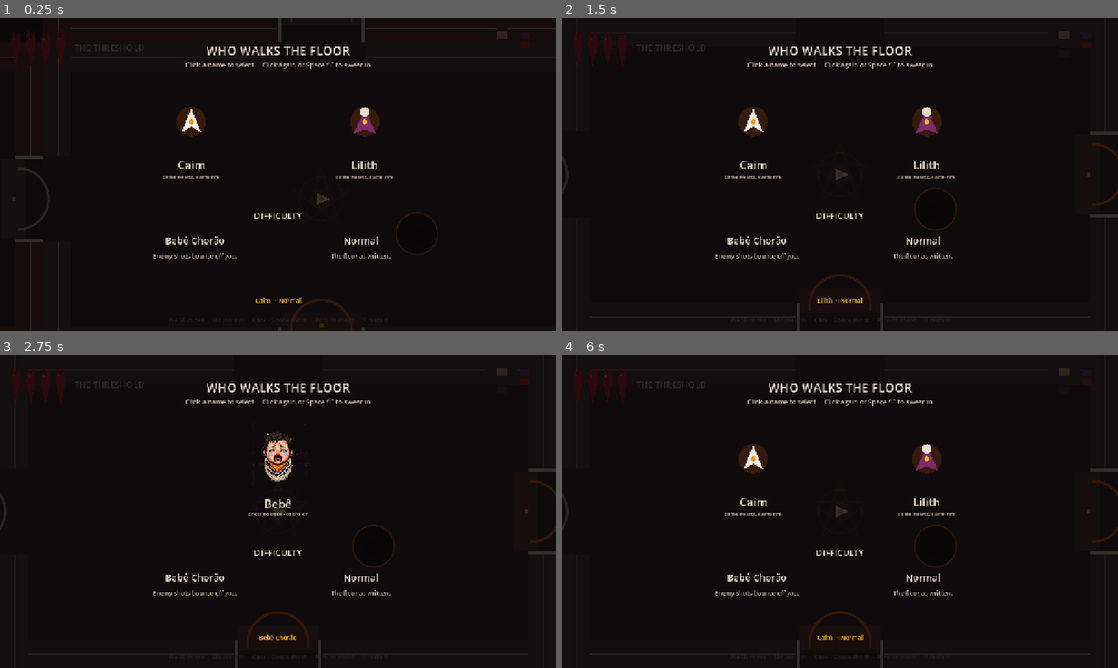
Above: before the commit, frames 1-4 (two rows, left to right).
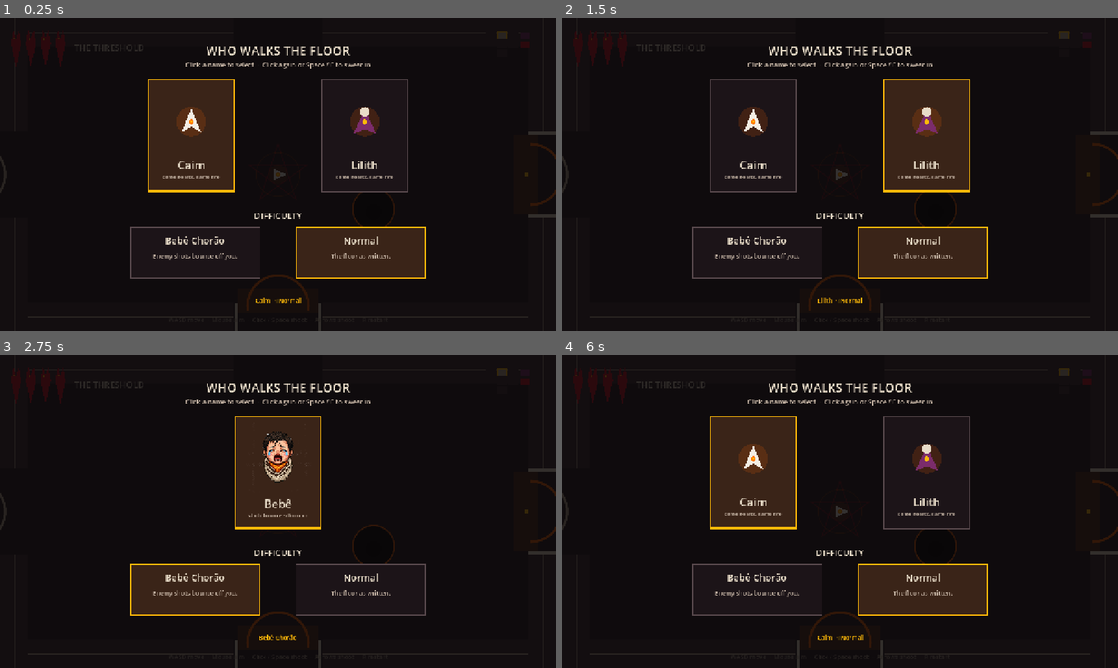
Above: after the commit, the same moments.

Repository: camiloprado/InfernalPhase
Game: Godot game, scene res://scenes/floor.tscn
Same seed, same stepped clock (60 frames per second), same inputs: the game is played once before the commit and once after it.
Inputs (mouse positions are in pixels of both pictures, inside the frame that each line leads up to):
- Up to frame 1 (0.25 s): no input
- Up to frame 2 (1.5 s): click "Caim" at 0.5 s; click "Lilith" at 1.25 s
- Up to frame 3 (2.75 s): click "Bebê Chorão" at 2 s
- Up to frame 4 (6 s): click "Bebê" at 2.75 s; click "Normal" at 3.5 s; click "Normal" at 4.25 s; tap A (move_left) at 5, 5.75 s; move the mouse to (962, 495) at 5.02 s; hold D (move_right) 5.03-5.78 s; tap Down (aim_down) at 5.1 s; click (962, 495) at 5.17 s; move the mouse to (728, 527) at 5.77 s; hold S (move_down) from 5.78 s (still down); tap Left (aim_left) at 5.85 s; click (728, 527) at 5.92 s

The runs differ from the first frame. In frame 1, 12% of the frame differs, in the area x 0-100%, y 0-100%; in frame 2, 9.6%; in frame 3, 8.8%; in frame 4, 9.7%.

Commit message:
Fix start-card clicks and force GL Compatibility on 4.7.
Godot 4.7 was advertising Forward+ while the floor is Compatibility-only;
that can blank the window after a local pull. Start-card clicks now hit-test
in viewport space so IGNORE labels and the HUD cannot swallow them. Camera
snaps to the Threshold immediately so the walker is on-screen. Import sidecars
for baby/pit/cry/floor ship with the repo.

Co-authored-by: camilovgprado21 <camilovgprado21@gmail.com>

Diff:
--- a/project.godot
+++ b/project.godot
@@ -8,7 +8,7 @@
 config/description="One infernal floor. Move, shoot, clear rooms, die, repeat."
 config/version="1.0.0"
 run/main_scene="res://scenes/floor.tscn"
-config/features=PackedStringArray("4.3", "Forward Plus")
+config/features=PackedStringArray("4.7", "GL Compatibility")
 config/icon="res://icon.svg"
 boot_splash/bg_color=Color(0.047, 0.035, 0.043, 1)
 boot_splash/show_image=false
--- a/scenes/ui.tscn
+++ b/scenes/ui.tscn
@@ -41,6 +41,7 @@
 theme_override_font_sizes/font_size = 20
 text = "THE THRESHOLD"
 vertical_alignment = 1
+mouse_filter = 2
 
 [node name="Minimap" type="Control" parent="Margin/VBox/Top"]
 custom_minimum_size = Vector2(150, 112)
@@ -68,6 +69,7 @@
 theme_override_font_sizes/font_size = 14
 text = "WASD move  ·  Mouse aim  ·  Click / Space shoot  ·  Arrows shoot  ·  R restart"
 horizontal_alignment = 1
+mouse_filter = 2
 
 [node name="Flavor" type="Label" parent="."]
 anchors_preset = 10
@@ -87,6 +89,7 @@
 theme_override_font_sizes/font_size = 22
 horizontal_alignment = 1
 autowrap_mode = 3
+mouse_filter = 2
 
 [node name="Overlay" type="ColorRect" parent="."]
 visible = false
@@ -95,6 +98,7 @@
 anchor_bottom = 1.0
 grow_horizontal = 2
 grow_vertical = 2
+mouse_filter = 2
 color = Color(0.03, 0.015, 0.02, 0.84)
 
 [node name="Center" type="CenterContainer" parent="Overlay"]
--- a/scripts/floor.gd
+++ b/scripts/floor.gd
@@ -41,6 +41,7 @@
 var _room_scene: PackedScene = preload("res://scenes/room.tscn")
 var _hazard_scene: PackedScene = preload("res://scenes/hazard.tscn")
 var _pickup_scene: PackedScene = preload("res://scenes/pickup.tscn")
+var _run_pick_script: Script = preload("res://scripts/run_pick.gd")
 var _fall_cd := 0.0
 
 
@@ -55,9 +56,12 @@
 	_spawn_player()
 	if player:
 		player.set_physics_process(false)
-	var pick := RunPick.new()
+	var pick = _run_pick_script.new()
 	add_child(pick)
-	await pick.chosen
+	if pick.has_signal("chosen"):
+		await pick.chosen
+	else:
+		push_warning("RunPick missing chosen signal")
 	if player:
 		player.rebind_visual()
 		player.set_physics_process(true)
@@ -96,9 +100,13 @@
 	player = _player_scene.instantiate()
 	actors.add_child(player)
 	player.global_position = rooms[Vector2i.ZERO].center_global()
+	camera.position_smoothing_enabled = false
+	camera.global_position = rooms[Vector2i.ZERO].center_global()
+	if camera.has_method("reset_smoothing"):
+		camera.reset_smoothing()
+	camera.make_current()
 	camera.position_smoothing_enabled = true
 	camera.position_smoothing_speed = 7.0
-	camera.make_current()
 
 
 func _process(delta: float) -> void:
--- a/scripts/music.gd
+++ b/scripts/music.gd
@@ -40,10 +40,13 @@
 func _enable_loop(stream: AudioStream) -> void:
 	if stream == null:
 		return
-	if "loop" in stream:
-		stream.set("loop", true)
-	if "loop_mode" in stream:
-		stream.set("loop_mode", 1)
+	# Property names differ across 4.3–4.7. Never use `in` on a Resource — that
+	# can error and abort the Music autoload, which takes the floor down with it.
+	for p in stream.get_property_list():
+		if p.get("name") == "loop":
+			stream.set("loop", true)
+		elif p.get("name") == "loop_mode":
+			stream.set("loop_mode", 1)
 
 
 func play_for_run() -> void:
--- a/scripts/player.gd
+++ b/scripts/player.gd
@@ -156,6 +156,13 @@
 		_baby.flip_h = aim.x < -0.15
 	if Game.is_baby() and _baby and _baby.visible:
 		return
+	if Game.is_baby():
+		draw_circle(Vector2(0, 6), 11.0, Palette.BONE)
+		draw_circle(Vector2(0, -6), 9.0, Palette.PLAYER)
+		draw_circle(Vector2(-3, -7), 1.2, Palette.VOID)
+		draw_circle(Vector2(3, -7), 1.2, Palette.VOID)
+		draw_circle(Vector2(0, -3), 2.2, Palette.HELL_RED)
+		return
 	var body_col := Palette.PLAYER if Game.body == Game.Body.CAIM else Palette.ROBE_LIGHT
 	if i_timer > 0.0:
 		body_col = Palette.EMBER
--- a/scripts/run_pick.gd
+++ b/scripts/run_pick.gd
@@ -1,51 +1,62 @@
 class_name RunPick
 extends CanvasLayer
 ## Caim / Lilith and Bebê Chorão / Normal. Same combat numbers. One choice per run.
-## Dim is IGNORE so it cannot swallow clicks. Cards are Buttons (STOP).
+## Clicks are handled three ways so IGNORE children / HUD labels cannot swallow them:
+## Button.pressed, Panel gui_input, and _input rect hit-tests.
 
 signal chosen
 
 var _body: Game.Body = Game.Body.CAIM
 var _diff: Game.Difficulty = Game.Difficulty.NORMAL
-var _caim_btn: Button
-var _lilith_btn: Button
-var _bebe_card: Button
-var _baby_btn: Button
-var _normal_btn: Button
+var _caim_btn: Control
+var _lilith_btn: Control
+var _bebe_card: Control
+var _baby_btn: Control
+var _normal_btn: Control
 var _hint: Label
 var _click_ms := -99999
-var _body_clicks := 0
-var _diff_clicks := 0
+var _pick_frame := -1
 const BABY_SHEET := "res://assets/sprites/baby.png"
+const CAIM_RECT := Rect2(340, 140, 200, 260)
+const LILITH_RECT := Rect2(740, 140, 200, 260)
+const BEBE_RECT := Rect2(540, 140, 200, 260)
+const BABY_DIFF_RECT := Rect2(300, 480, 300, 120)
+const NORMAL_DIFF_RECT := Rect2(680, 480, 300, 120)
 
 
 func _ready() -> void:
-	layer = 40
+	layer = 80
 	process_mode = Node.PROCESS_MODE_ALWAYS
 	_body = Game.last_body
 	_diff = Game.last_difficulty
+
+	var root := Control.new()
+	root.name = "Root"
+	root.set_anchors_preset(Control.PRESET_FULL_RECT)
+	root.mouse_filter = Control.MOUSE_FILTER_IGNORE
+	add_child(root)
+
 	var dim := ColorRect.new()
+	dim.name = "Dim"
 	dim.color = Color(0.04, 0.03, 0.035, 0.82)
 	dim.set_anchors_preset(Control.PRESET_FULL_RECT)
 	dim.mouse_filter = Control.MOUSE_FILTER_IGNORE
-	add_child(dim)
-	_label(Vector2(0, 56), Vector2(1280, 36), "WHO WALKS THE FLOOR", Palette.BONE, 28)
-	_label(Vector2(0, 96), Vector2(1280, 24), "Click a name to select  ·  Click again or Space / E to swear in", Palette.UI_DIM, 15)
-	_caim_btn = _card(Vector2(340, 140), "Caim", Game.Body.CAIM, true)
-	_lilith_btn = _card(Vector2(740, 140), "Lilith", Game.Body.LILITH, false)
-	_bebe_card = _bebe_portrait(Vector2(540, 140))
-	_label(Vector2(0, 440), Vector2(1280, 28), "DIFFICULTY", Palette.BONE, 20)
-	_baby_btn = _diff_card(Vector2(300, 480), "Bebê Chorão", "Enemy shots bounce off you.", Game.Difficulty.BABY)
-	_normal_btn = _diff_card(Vector2(680, 480), "Normal", "The floor as written.", Game.Difficulty.NORMAL)
-	_hint = _label(Vector2(0, 640), Vector2(1280, 28), "", Palette.EMBER_HOT, 14)
+	root.add_child(dim)
+
+	_label(root, Vector2(0, 56), Vector2(1280, 36), "WHO WALKS THE FLOOR", Palette.BONE, 28)
+	_label(root, Vector2(0, 96), Vector2(1280, 24), "Click a name to select  ·  Click again or Space / E to swear in", Palette.UI_DIM, 15)
+	_caim_btn = _card(root, CAIM_RECT, "Caim", "same hearts, same fire", func() -> void: _on_body(Game.Body.CAIM), true)
+	_lilith_btn = _card(root, LILITH_RECT, "Lilith", "same hearts, same fire", func() -> void: _on_body(Game.Body.LILITH), false)
+	_bebe_card = _bebe_portrait(root, BEBE_RECT)
+	_label(root, Vector2(0, 440), Vector2(1280, 28), "DIFFICULTY", Palette.BONE, 20)
+	_baby_btn = _diff_card(root, BABY_DIFF_RECT, "Bebê Chorão", "Enemy shots bounce off you.", func() -> void: _on_diff(Game.Difficulty.BABY))
+	_normal_btn = _diff_card(root, NORMAL_DIFF_RECT, "Normal", "The floor as written.", func() -> void: _on_diff(Game.Difficulty.NORMAL))
+	_hint = _label(root, Vector2(0, 640), Vector2(1280, 28), "", Palette.EMBER_HOT, 14)
 	_refresh()
-	if _diff == Game.Difficulty.BABY:
-		Game.bgm("play_cry")
-	else:
-		Game.bgm("play_floor")
-
-
-func _label(pos: Vector2, size: Vector2, text: String, col: Color, px: int) -> Label:
+	_preview_music()
+
+
+func _label(parent: Node, pos: Vector2, size: Vector2, text: String, col: Color, px: int) -> Label:
 	var lab := Label.new()
 	lab.text = text
 	lab.horizontal_alignment = HORIZONTAL_ALIGNMENT_CENTER
@@ -54,59 +65,26 @@
 	lab.position = pos
 	lab.size = size
 	lab.mouse_filter = Control.MOUSE_FILTER_IGNORE
-	add_child(lab)
+	parent.add_child(lab)
 	return lab
 
 
-func _card(pos: Vector2, caption: String, which: Game.Body, male: bool) -> Button:
-	var btn := Button.new()
-	btn.position = pos
-	btn.size = Vector2(200, 260)
-	btn.mouse_filter = Control.MOUSE_FILTER_STOP
-	btn.focus_mode = Control.FOCUS_NONE
-	btn.flat = true
-	btn.mouse_default_cursor_shape = Control.CURSOR_POINTING_HAND
-	_style(btn)
-	btn.pressed.connect(func () -> void: _on_body(which))
-	add_child(btn)
+func _card(parent: Node, rect: Rect2, caption: String, blurb: String, on_click: Callable, male: bool) -> Control:
+	var btn := _shell(parent, rect, on_click)
 	var art := Control.new()
 	art.position = Vector2(40, 28)
 	art.size = Vector2(120, 140)
 	art.mouse_filter = Control.MOUSE_FILTER_IGNORE
 	art.set_meta("male", male)
-	art.draw.connect(func () -> void: _draw_body(art, male))
+	art.draw.connect(func() -> void: _draw_body(art, male))
 	btn.add_child(art)
-	var name := Label.new()
-	name.text = caption
-	name.position = Vector2(0, 180)
-	name.size = Vector2(200, 36)
-	name.horizontal_alignment = HORIZONTAL_ALIGNMENT_CENTER
-	name.add_theme_font_size_override("font_size", 26)
-	name.add_theme_color_override("font_color", Palette.BONE)
-	name.mouse_filter = Control.MOUSE_FILTER_IGNORE
-	btn.add_child(name)
-	var sub := Label.new()
-	sub.text = "same hearts, same fire"
-	sub.position = Vector2(8, 216)
-	sub.size = Vector2(184, 28)
-	sub.horizontal_alignment = HORIZONTAL_ALIGNMENT_CENTER
-	sub.add_theme_font_size_override("font_size", 12)
-	sub.add_theme_color_override("font_color", Palette.UI_DIM)
-	sub.mouse_filter = Control.MOUSE_FILTER_IGNORE
-	btn.add_child(sub)
+	_caption(btn, caption, blurb, 180)
 	return btn
 
 
-func _bebe_portrait(pos: Vector2) -> Button:
-	var btn := Button.new()
-	btn.position = pos
-	btn.size = Vector2(200, 260)
-	btn.mouse_filter = Control.MOUSE_FILTER_STOP
-	btn.focus_mode = Control.FOCUS_NONE
-	btn.flat = true
+func _bebe_portrait(parent: Node, rect: Rect2) -> Control:
+	var btn := _shell(parent, rect, func() -> void: _on_diff(Game.Difficulty.BABY))
 	btn.visible = false
-	_style(btn)
-	add_child(btn)
 	var tr := TextureRect.new()
 	tr.position = Vector2(20, 16)
 	tr.size = Vector2(160, 160)
@@ -114,64 +92,27 @@
 	tr.stretch_mode = TextureRect.STRETCH_KEEP_ASPECT_CENTERED
 	tr.texture_filter = CanvasItem.TEXTURE_FILTER_NEAREST
 	tr.mouse_filter = Control.MOUSE_FILTER_IGNORE
-	if ResourceLoader.exists(BABY_SHEET):
-		var loaded: Variant = ResourceLoader.load(BABY_SHEET)
-		if loaded is Texture2D:
-			tr.texture = loaded
+	var tex := _load_tex(BABY_SHEET)
+	if tex:
+		tr.texture = tex
 	btn.add_child(tr)
 	if tr.texture == null:
 		var art := Control.new()
 		art.position = Vector2(40, 28)
 		art.size = Vector2(120, 140)
 		art.mouse_filter = Control.MOUSE_FILTER_IGNORE
-		art.draw.connect(func () -> void: _draw_bebe(art))
+		art.draw.connect(func() -> void: _draw_bebe(art))
 		btn.add_child(art)
-	var name := Label.new()
-	name.text = "Bebê"
-	name.position = Vector2(0, 184)
-	name.size = Vector2(200, 36)
-	name.horizontal_alignment = HORIZONTAL_ALIGNMENT_CENTER
-	name.add_theme_font_size_override("font_size", 26)
-	name.add_theme_color_override("font_color", Palette.BONE)
-	name.mouse_filter = Control.MOUSE_FILTER_IGNORE
-	btn.add_child(name)
-	var sub := Label.new()
-	sub.text = "shots bounce · choro on"
-	sub.position = Vector2(8, 216)
-	sub.size = Vector2(184, 28)
-	sub.horizontal_alignment = HORIZONTAL_ALIGNMENT_CENTER
-	sub.add_theme_font_size_override("font_size", 12)
-	sub.add_theme_color_override("font_color", Palette.UI_DIM)
-	sub.mouse_filter = Control.MOUSE_FILTER_IGNORE
-	btn.add_child(sub)
+	_caption(btn, "Bebê", "shots bounce · choro on", 184)
 	return btn
 
 
-func _draw_bebe(node: Control) -> void:
-	var c := node.size * 0.5
-	node.draw_circle(c + Vector2(0, 10), 28.0, Palette.BONE)
-	node.draw_circle(c + Vector2(0, -18), 22.0, Palette.PLAYER)
-	node.draw_circle(c + Vector2(-8, -20), 2.2, Palette.VOID)
-	node.draw_circle(c + Vector2(8, -20), 2.2, Palette.VOID)
-	node.draw_circle(c + Vector2(0, -10), 5.0, Palette.HELL_RED)
-	node.draw_circle(c + Vector2(-14, -8), 2.0, Palette.EMBER)
-
-
-func _diff_card(pos: Vector2, caption: String, blurb: String, which: Game.Difficulty) -> Button:
-	var btn := Button.new()
-	btn.position = pos
-	btn.size = Vector2(300, 120)
-	btn.mouse_filter = Control.MOUSE_FILTER_STOP
-	btn.focus_mode = Control.FOCUS_NONE
-	btn.flat = true
-	btn.mouse_default_cursor_shape = Control.CURSOR_POINTING_HAND
-	_style(btn)
-	btn.pressed.connect(func () -> void: _on_diff(which))
-	add_child(btn)
+func _diff_card(parent: Node, rect: Rect2, caption: String, blurb: String, on_click: Callable) -> Control:
+	var btn := _shell(parent, rect, on_click)
 	var name := Label.new()
 	name.text = caption
 	name.position = Vector2(12, 16)
-	name.size = Vector2(276, 36)
+	name.size = Vector2(rect.size.x - 24.0, 36)
 	name.horizontal_alignment = HORIZONTAL_ALIGNMENT_CENTER
 	name.add_theme_font_size_override("font_size", 22)
 	name.add_theme_color_override("font_color", Palette.BONE)
@@ -180,7 +121,7 @@
 	var sub := Label.new()
 	sub.text = blurb
 	sub.position = Vector2(16, 58)
-	sub.size = Vector2(268, 44)
+	sub.size = Vector2(rect.size.x - 32.0, 44)
 	sub.horizontal_alignment = HORIZONTAL_ALIGNMENT_CENTER
 	sub.autowrap_mode = TextServer.AUTOWRAP_WORD_SMART
 	sub.add_theme_font_size_override("font_size", 14)
@@ -188,6 +129,48 @@
 	sub.mouse_filter = Control.MOUSE_FILTER_IGNORE
 	btn.add_child(sub)
 	return btn
+
+
+func _shell(parent: Node, rect: Rect2, on_click: Callable) -> Control:
+	var btn := Button.new()
+	btn.position = rect.position
+	btn.size = rect.size
+	btn.text = ""
+	btn.flat = false
+	btn.mouse_filter = Control.MOUSE_FILTER_STOP
+	btn.focus_mode = Control.FOCUS_NONE
+	btn.mouse_default_cursor_shape = Control.CURSOR_POINTING_HAND
+	btn.action_mode = BaseButton.ACTION_MODE_BUTTON_PRESS
+	_style(btn)
+	btn.pressed.connect(on_click)
+	btn.gui_input.connect(func(event: InputEvent) -> void:
+		if _is_click(event):
+			on_click.call()
+			btn.accept_event()
+	)
+	parent.add_child(btn)
+	return btn
+
+
+func _caption(btn: Control, caption: String, blurb: String, name_y: float) -> void:
+	var name := Label.new()
+	name.text = caption
+	name.position = Vector2(0, name_y)
+	name.size = Vector2(btn.size.x, 36)
+	name.horizontal_alignment = HORIZONTAL_ALIGNMENT_CENTER
+	name.add_theme_font_size_override("font_size", 26)
+	name.add_theme_color_override("font_color", Palette.BONE)
+	name.mouse_filter = Control.MOUSE_FILTER_IGNORE
+	btn.add_child(name)
+	var sub := Label.new()
+	sub.text = blurb
+	sub.position = Vector2(8, name_y + 36.0)
+	sub.size = Vector2(btn.size.x - 16.0, 28)
+	sub.horizontal_alignment = HORIZONTAL_ALIGNMENT_CENTER
+	sub.add_theme_font_size_override("font_size", 12)
+	sub.add_theme_color_override("font_color", Palette.UI_DIM)
+	sub.mouse_filter = Control.MOUSE_FILTER_IGNORE
+	btn.add_child(sub)
 
 
 func _style(btn: Button) -> void:
@@ -203,6 +186,17 @@
 	btn.add_theme_stylebox_override("hover", hover)
 	btn.add_theme_stylebox_override("pressed", hover)
 	btn.add_theme_stylebox_override("focus", normal)
+	btn.add_theme_stylebox_override("disabled", normal)
+
+
+func _draw_bebe(node: Control) -> void:
+	var c := node.size * 0.5
+	node.draw_circle(c + Vector2(0, 10), 28.0, Palette.BONE)
+	node.draw_circle(c + Vector2(0, -18), 22.0, Palette.PLAYER)
+	node.draw_circle(c + Vector2(-8, -20), 2.2, Palette.VOID)
+	node.draw_circle(c + Vector2(8, -20), 2.2, Palette.VOID)
+	node.draw_circle(c + Vector2(0, -10), 5.0, Palette.HELL_RED)
+	node.draw_circle(c + Vector2(-14, -8), 2.0, Palette.EMBER)
 
 
 func _draw_body(node: Control, male: bool) -> void:
@@ -231,40 +225,109 @@
 	node.draw_circle(c, 2.4, Palette.EMBER_HOT)
 
 
+func _load_tex(path: String) -> Texture2D:
+	if path.is_empty() or not ResourceLoader.exists(path):
+		return null
+	var loaded: Variant = ResourceLoader.load(path)
+	if loaded is Texture2D:
+		return loaded
+	return null
+
+
+func _is_click(event: InputEvent) -> bool:
+	if event is InputEventMouseButton:
+		var mb := event as InputEventMouseButton
+		return mb.pressed and mb.button_index == MOUSE_BUTTON_LEFT
+	if event is InputEventScreenTouch:
+		return (event as InputEventScreenTouch).pressed
+	return false
+
+
+func _viewport_mouse(event: InputEvent) -> Vector2:
+	if event is InputEventMouse:
+		return get_viewport().get_mouse_position()
+	if event is InputEventScreenTouch:
+		return (event as InputEventScreenTouch).position
+	return Vector2(-9999, -9999)
+
+
+func _same_click() -> bool:
+	var frame := Engine.get_process_frames()
+	if frame == _pick_frame:
+		return true
+	_pick_frame = frame
+	return false
+
+
 func _on_body(which: Game.Body) -> void:
+	if _same_click():
+		return
 	var now := Time.get_ticks_msec()
-	if _body == which and now - _click_ms < 700:
+	if _body == which and _diff == Game.Difficulty.NORMAL and now - _click_ms < 700:
 		_confirm()
 		return
 	_body = which
 	_click_ms = now
-	_body_clicks += 1
 	_refresh()
 
 
 func _on_diff(which: Game.Difficulty) -> void:
+	if _same_click():
+		return
 	var now := Time.get_ticks_msec()
 	if _diff == which and now - _click_ms < 700:
 		_confirm()
 		return
 	_diff = which
 	_click_ms = now
-	_diff_clicks += 1
+	_preview_music()
+	_refresh()
+
+
+func _preview_music() -> void:
 	if _diff == Game.Difficulty.BABY:
 		Game.bgm("play_cry")
 	else:
 		Game.bgm("play_floor")
-	_refresh()
+
+
+func _input(event: InputEvent) -> void:
+	# Viewport-space hit test. Survives IGNORE children and lower-layer HUD labels.
+	if not _is_click(event):
+		return
+	var pos := _viewport_mouse(event)
+	if _diff == Game.Difficulty.NORMAL:
+		if CAIM_RECT.has_point(pos):
+			_on_body(Game.Body.CAIM)
+			get_viewport().set_input_as_handled()
+			return
+		if LILITH_RECT.has_point(pos):
+			_on_body(Game.Body.LILITH)
+			get_viewport().set_input_as_handled()
+			return
+	elif BEBE_RECT.has_point(pos):
+		_on_diff(Game.Difficulty.BABY)
+		get_viewport().set_input_as_handled()
+		return
+	if BABY_DIFF_RECT.has_point(pos):
+		_on_diff(Game.Difficulty.BABY)
+		get_viewport().set_input_as_handled()
+		return
+	if NORMAL_DIFF_RECT.has_point(pos):
+		_on_diff(Game.Difficulty.NORMAL)
+		get_viewport().set_input_as_handled()
 
 
 func _unhandled_input(event: InputEvent) -> void:
 	if event.is_action_pressed("ui_left") or (event is InputEventKey and event.pressed and event.physical_keycode == KEY_A):
-		_body = Game.Body.CAIM
-		_refresh()
+		if _diff == Game.Difficulty.NORMAL:
+			_body = Game.Body.CAIM
+			_refresh()
 		get_viewport().set_input_as_handled()
 	elif event.is_action_pressed("ui_right") or (event is InputEventKey and event.pressed and event.physical_keycode == KEY_D):
-		_body = Game.Body.LILITH
-		_refresh()
+		if _diff == Game.Difficulty.NORMAL:
+			_body = Game.Body.LILITH
+			_refresh()
 		get_viewport().set_input_as_handled()
 	elif event.is_action_pressed("interact") or (event is InputEventKey and event.pressed and event.physical_keycode == KEY_SPACE):
 		_confirm()
@@ -300,9 +363,14 @@
 			(art as Control).queue_redraw()
 
 
-func _paint(btn: Button, on: bool) -> void:
+func _paint(btn: Control, on: bool) -> void:
 	var box := StyleBoxFlat.new()
 	box.bg_color = Color("3a2418") if on else Color("1c1418")
 	box.set_border_width_all(3 if on else 2)
 	box.border_color = Palette.EMBER_HOT if on else Palette.ASH_LIGHT
-	btn.add_theme_stylebox_override("normal", box)
+	if btn is Button:
+		var b := btn as Button
+		b.add_theme_stylebox_override("normal", box)
+		b.add_theme_stylebox_override("hover", box)
+		b.add_theme_stylebox_override("pressed", box)
+		b.add_theme_stylebox_override("focus", box)
--- a/scripts/ui.gd
+++ b/scripts/ui.gd
@@ -19,6 +19,10 @@
 func _ready() -> void:
 	process_mode = Node.PROCESS_MODE_ALWAYS
 	overlay.visible = false
+	overlay.mouse_filter = Control.MOUSE_FILTER_IGNORE
+	flavor.mouse_filter = Control.MOUSE_FILTER_IGNORE
+	room_label.mouse_filter = Control.MOUSE_FILTER_IGNORE
+	hint.mouse_filter = Control.MOUSE_FILTER_IGNORE
 	boss_bar.visible = false
 	Game.hearts_changed.connect(_on_hearts)
 	Game.flavor.connect(_on_flavor)
Not shown, added: assets/audio/cry.ogg.import
Not shown, added: assets/audio/floor.ogg.import
Not shown, added: assets/sprites/baby.png.import
Not shown, added: scripts/music.gd.uid
Not shown, changed: README.md
